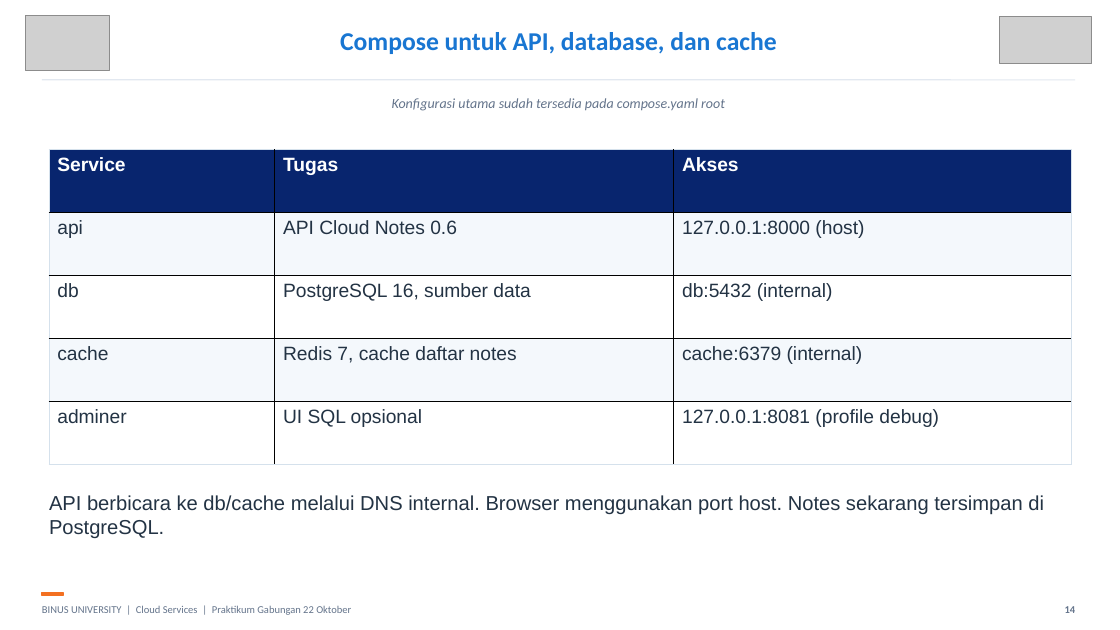
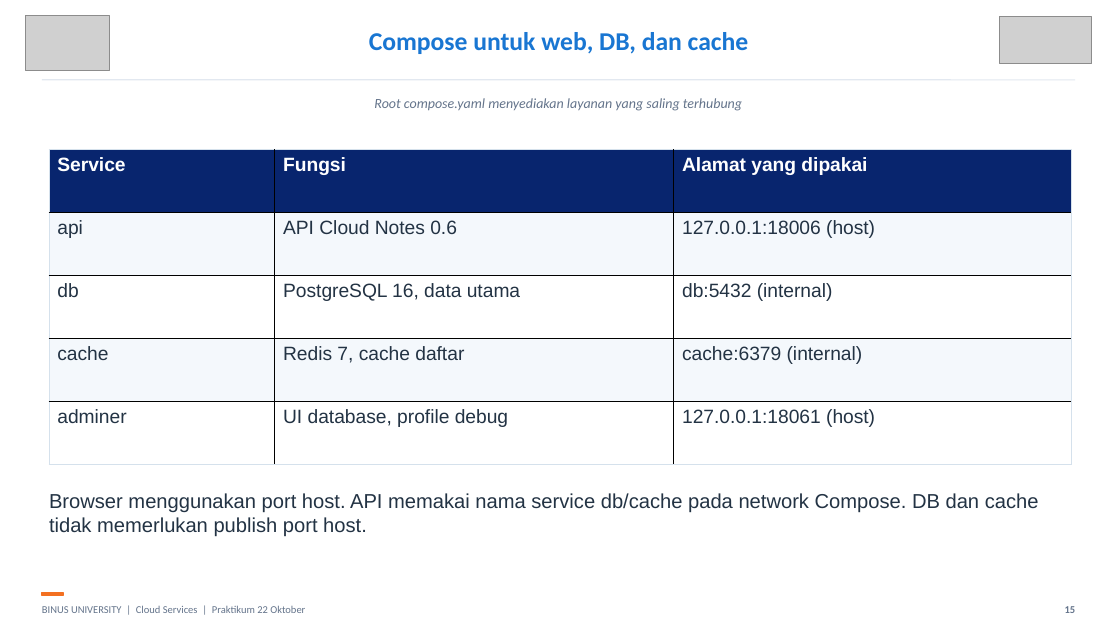
Before and after one commit to SeedFlora/meet6CloudService, a slide deck: slide 15 of slides/LAB_GABUNGAN_DOCKER_CORE_COMPOSE_22_OKTOBER.pptx (slide 14 before the commit). Drawn at 1120x630 pixels with LibreOffice and Linux fonts; fonts in the diff are those of the drawing; grey boxes stand for pictures. Boxes give left, top, right and bottom in pixels: in the first picture for what was removed or moved away, otherwise in the second. Text is boxed around its words. In the diff, an @@ line names an element or a change of style, - is before the commit and + after.

Commit message:
Make Core and Compose workshop linear, local, and ready for classroom use

```diff
--- a/slides/LAB_GABUNGAN_DOCKER_CORE_COMPOSE_22_OKTOBER.pptx
+++ b/slides/LAB_GABUNGAN_DOCKER_CORE_COMPOSE_22_OKTOBER.pptx
@@ text at (369, 32, 749, 54): text changed @@
-Compose untuk API, database, dan cache
+Compose untuk web, DB, dan cache
@@ text at (374, 98, 742, 111): text changed @@
-Konfigurasi utama sudah tersedia pada compose.yaml root
+Root compose.yaml menyediakan layanan yang saling terhubung
@@ table at (49, 150, 1071, 465) @@
-row 1, column 2: Tugas
+row 1, column 2: Fungsi
-row 1, column 3: Akses
+row 1, column 3: Alamat yang dipakai
-row 2, column 3: 127.0.0.1:8000 (host)
+row 2, column 3: 127.0.0.1:18006 (host)
-row 3, column 2: PostgreSQL 16, sumber data
+row 3, column 2: PostgreSQL 16, data utama
-row 4, column 2: Redis 7, cache daftar notes
+row 4, column 2: Redis 7, cache daftar
-row 5, column 2: UI SQL opsional
+row 5, column 2: UI database, profile debug
-row 5, column 3: 127.0.0.1:8081 (profile debug)
+row 5, column 3: 127.0.0.1:18061 (host)
@@ text at (49, 493, 1039, 537): text changed @@
-API berbicara ke db/cache melalui DNS internal. Browser menggunakan port host. Notes sekarang tersimpan di PostgreSQL.
+Browser menggunakan port host. API memakai nama service db/cache pada network Compose. DB dan cache tidak memerlukan publish port host.
@@ text at (42, 605, 305, 613): text changed @@
-BINUS UNIVERSITY | Cloud Services | Praktikum Gabungan 22 Oktober
+BINUS UNIVERSITY | Cloud Services | Praktikum 22 Oktober
@@ text at (1065, 606, 1076, 613): text changed @@
-14
+15
```
Also in this commit, not shown: 19 other slides changed, 10 slides added, 9 slides removed, 17 other files.
